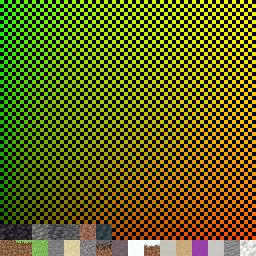
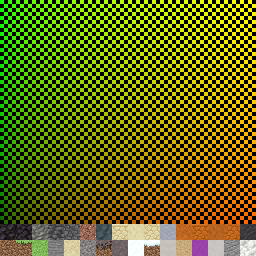
Two versions of the same layered image (256x256). Layer-by-layer changes:
painted on "blocks" over [96, 224, 256, 240]
